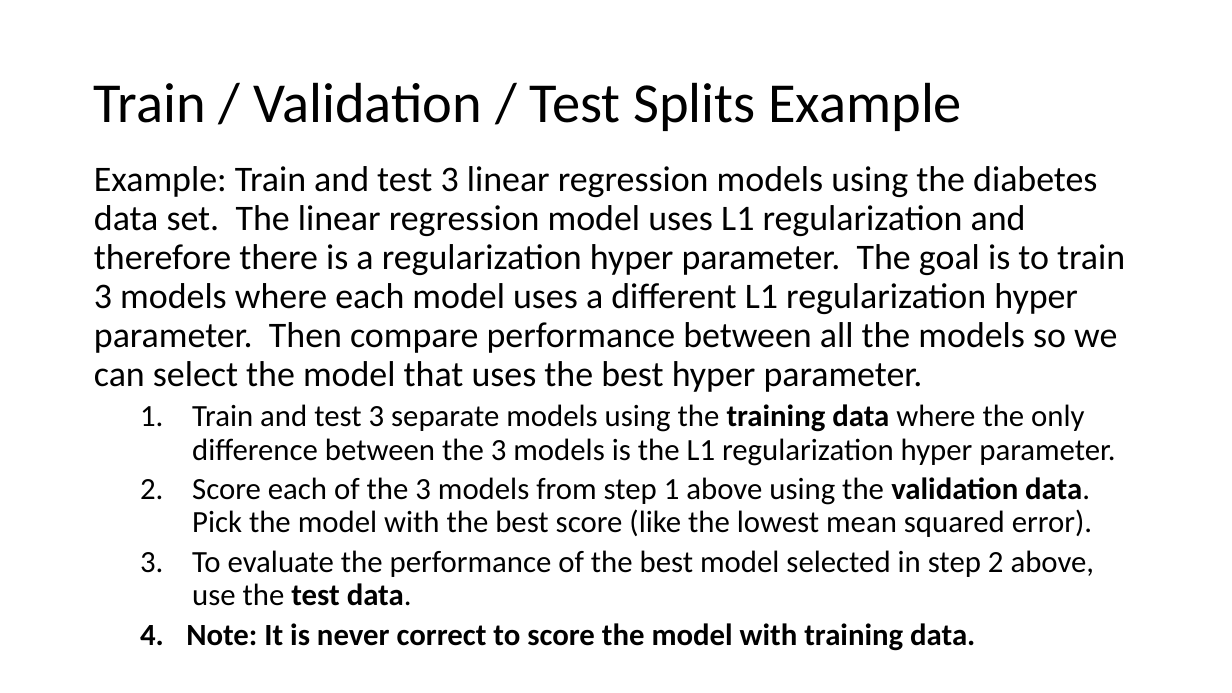
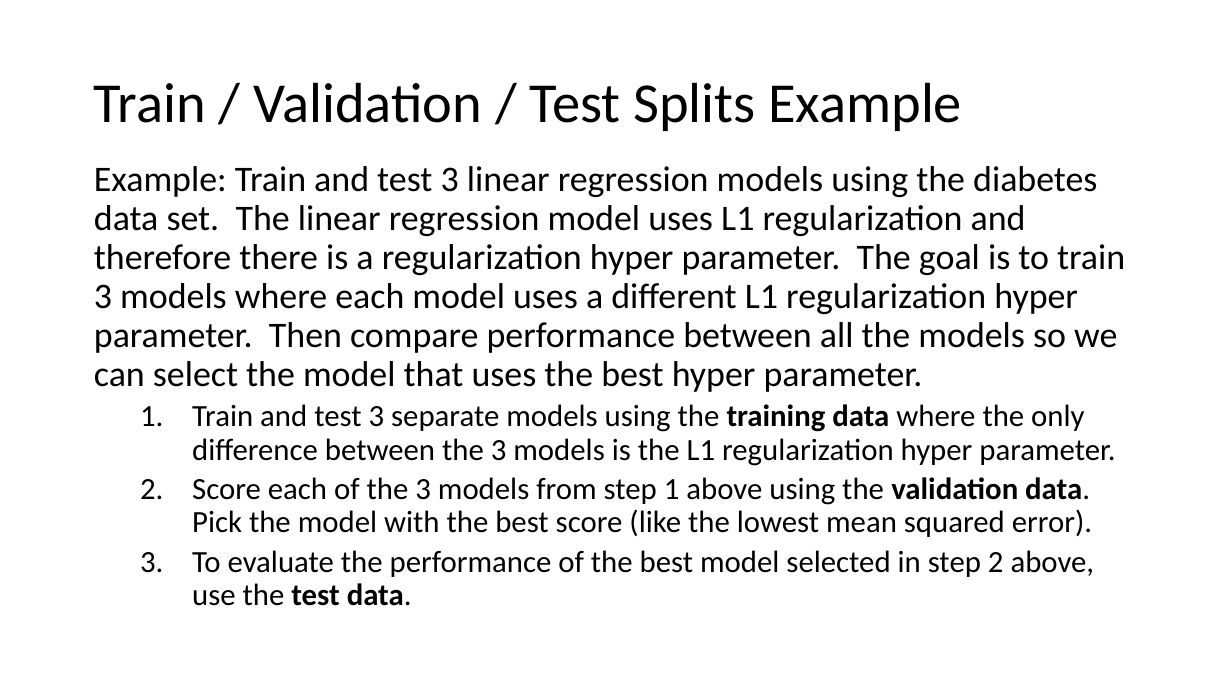
Before and after one commit to chaithrakc/syr_ads_bigdata_analytics, a slide deck: slide 8 of lecture06/lecture6-0-assessing-model-accuracy.pptx. Drawn at 1232x693 pixels with LibreOffice and Linux fonts; fonts in the diff are those of the drawing. Boxes give left, top, right and bottom in pixels: in the first picture for what was removed or moved away, otherwise in the second. Text is boxed around its words. In the diff, an @@ line names an element or a change of style, - is before the commit and + after.

```diff
--- a/lecture06/lecture6-0-assessing-model-accuracy.pptx
+++ b/lecture06/lecture6-0-assessing-model-accuracy.pptx
@@ text at box(186, 623, 975, 651): paragraph removed @@
-  4. Note: It is never correct to score the model with training data.
```
Also in this commit, not shown: 10 other slides changed, 3 slides removed, 2 other files.
